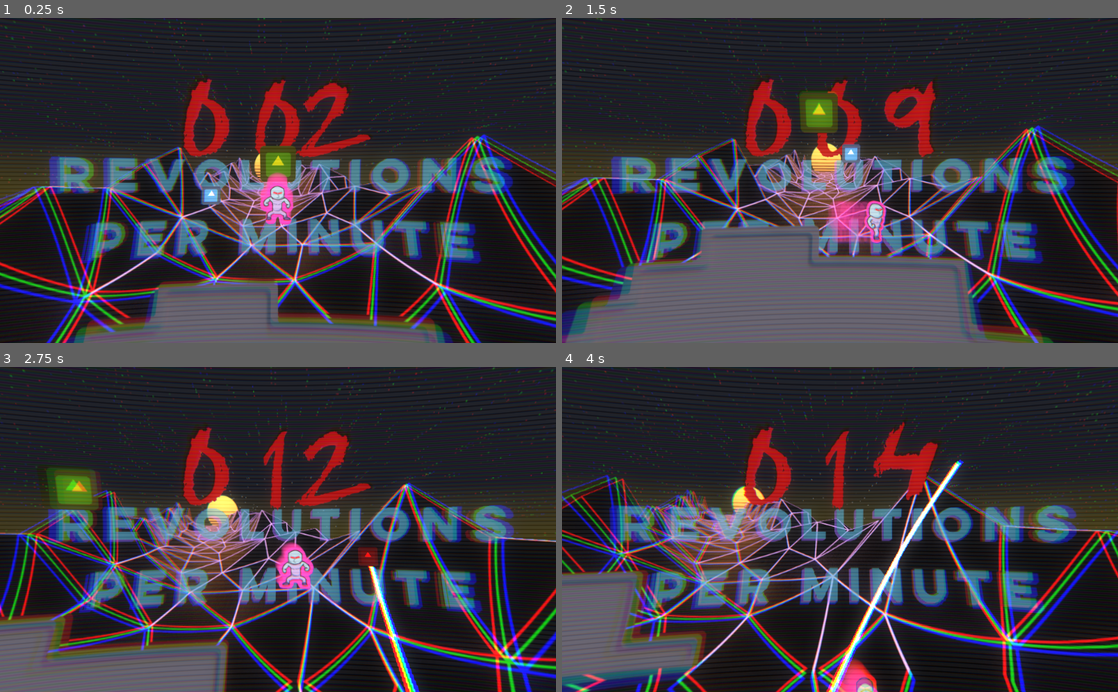
Above: before the commit, frames 1-4 (two rows, left to right).
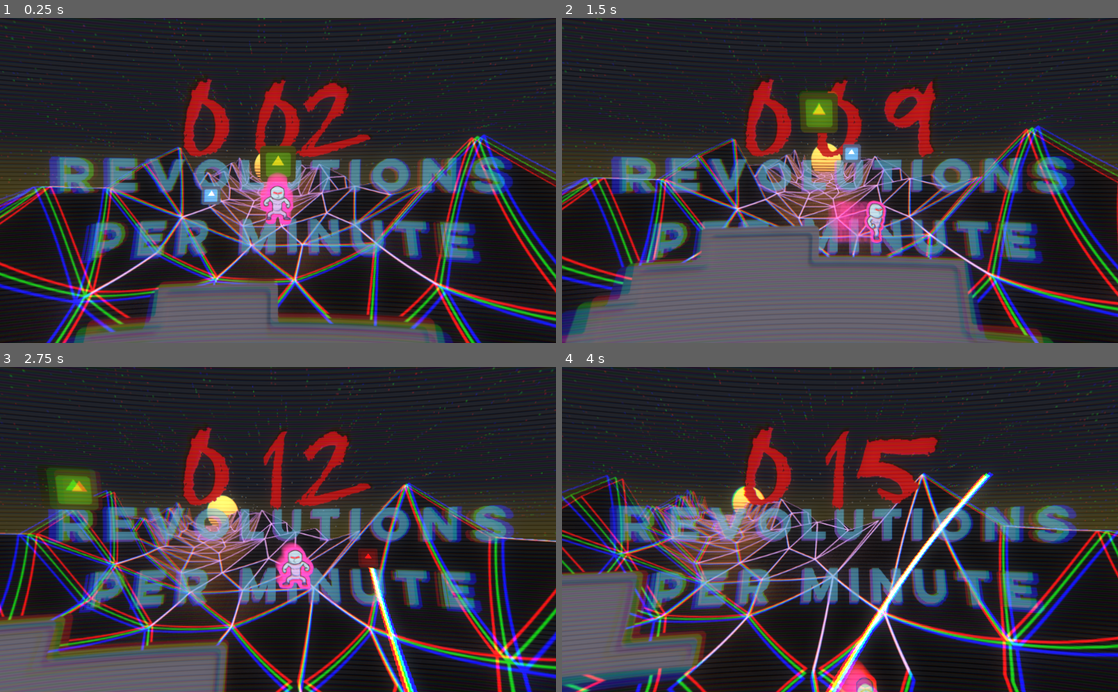
Above: after the commit, the same moments.

Repository: mdrgon1/GWJ-22-Spinzo
Game: Godot game, scene res://Main.tscn
Two runs of this game, one before a commit and one after it. Both use one fixed random seed, a clock stepped at 60 frames per second and the inputs below. The engine's default icon, where the game draws it, is replaced by a stand-in: a white triangle on a blue panel in a dark square.
Inputs:
- Up to frame 1 (0.25 s): no input
- Up to frame 2 (1.5 s): hold Shift (aim) 0.53-1.28 s; hold Right (move_right) from 0.53 s (still down); tap W (jump) at 0.77 s; tap E (throw_ball) at 1.35 s
- Up to frame 3 (2.75 s): tap W (jump) at 1.52 s; release Right (move_right) at 2.03 s; hold A (move_left) from 2.03 s (still down); hold Shift (aim) from 2.03 s (still down)
- Up to frame 4 (4 s): release A (move_left) at 2.78 s; release Shift (aim) at 2.78 s; hold Right (move_right) from 2.78 s (still down); tap E (throw_ball) at 2.85 s; tap W (jump) at 3.02, 3.77 s; hold Shift (aim) from 3.53 s (still down)

The runs differ from the first frame. In frame 2, less than 0.1% of the frame differs, in the area x 50-54%, y 38-45%; in frame 3, 0.6%; in frame 4, 3.9%, in the area x 0-100%, y 5-100%.

Commit message:
exported for html5

Diff:
--- a/Project/Ball/Ball.gd
+++ b/Project/Ball/Ball.gd
@@ -25,7 +25,7 @@
 func _physics_process(delta):
 
 	# update rps multiplier
-	var multiplier = min(-0.001 * player.position.y + 1, 3)
+	var multiplier = min(-0.0007 * player.position.y + 1, 1.7)
 	movement.substates_map["Default"].rps_multiplier = multiplier
 	print(multiplier)
 
Not shown, added: Project/export_presets.cfg
Not shown, added: Export/Godot wild jam 22.js
Not shown, added: Export/Godot wild jam 22.pck
Not shown, added: Export/Godot wild jam 22.png
Not shown, added: Export/Godot wild jam 22.wasm
Not shown, added: Export/favicon.png
Not shown, added: Export/index.html
Not shown, added: Export/web.zip
